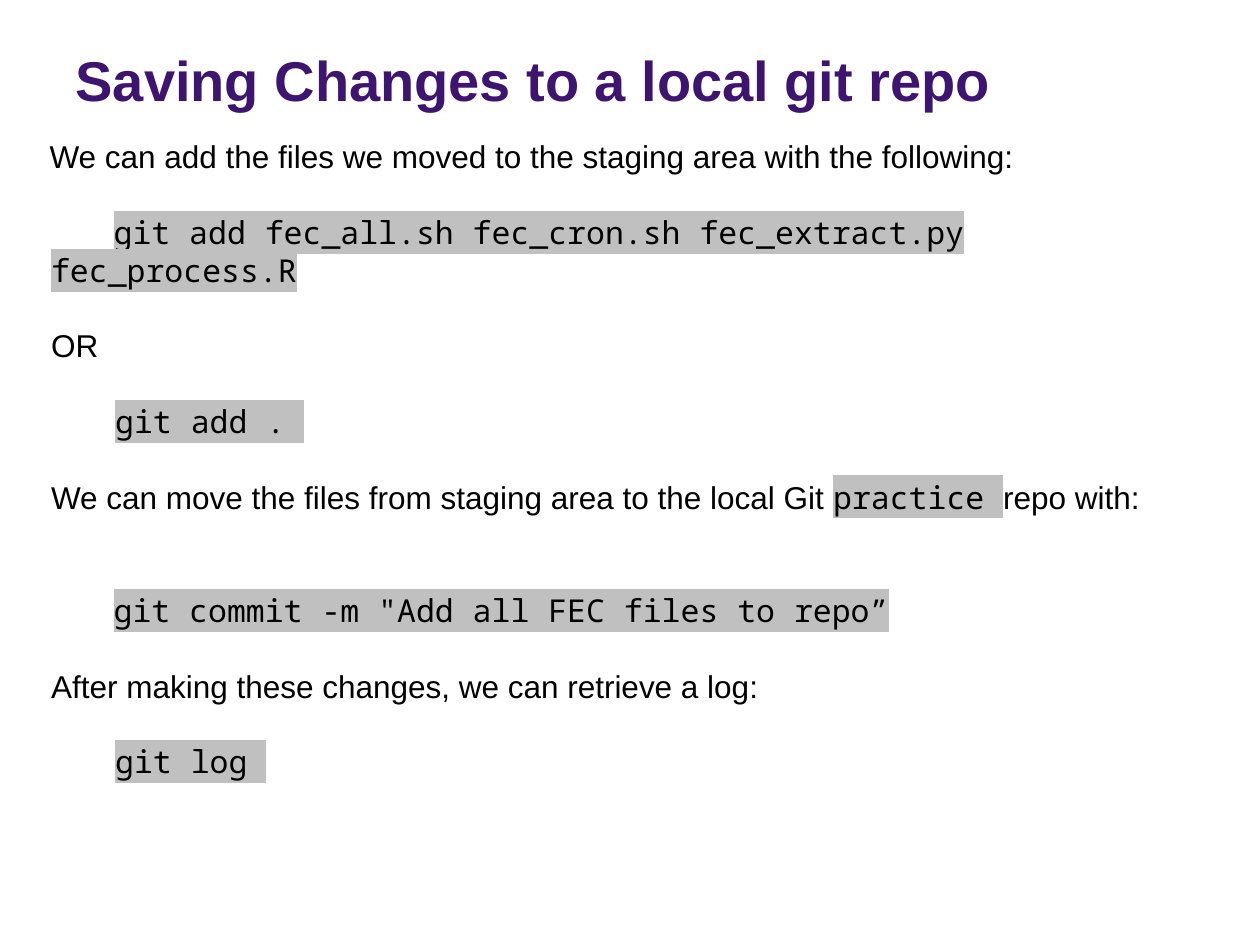
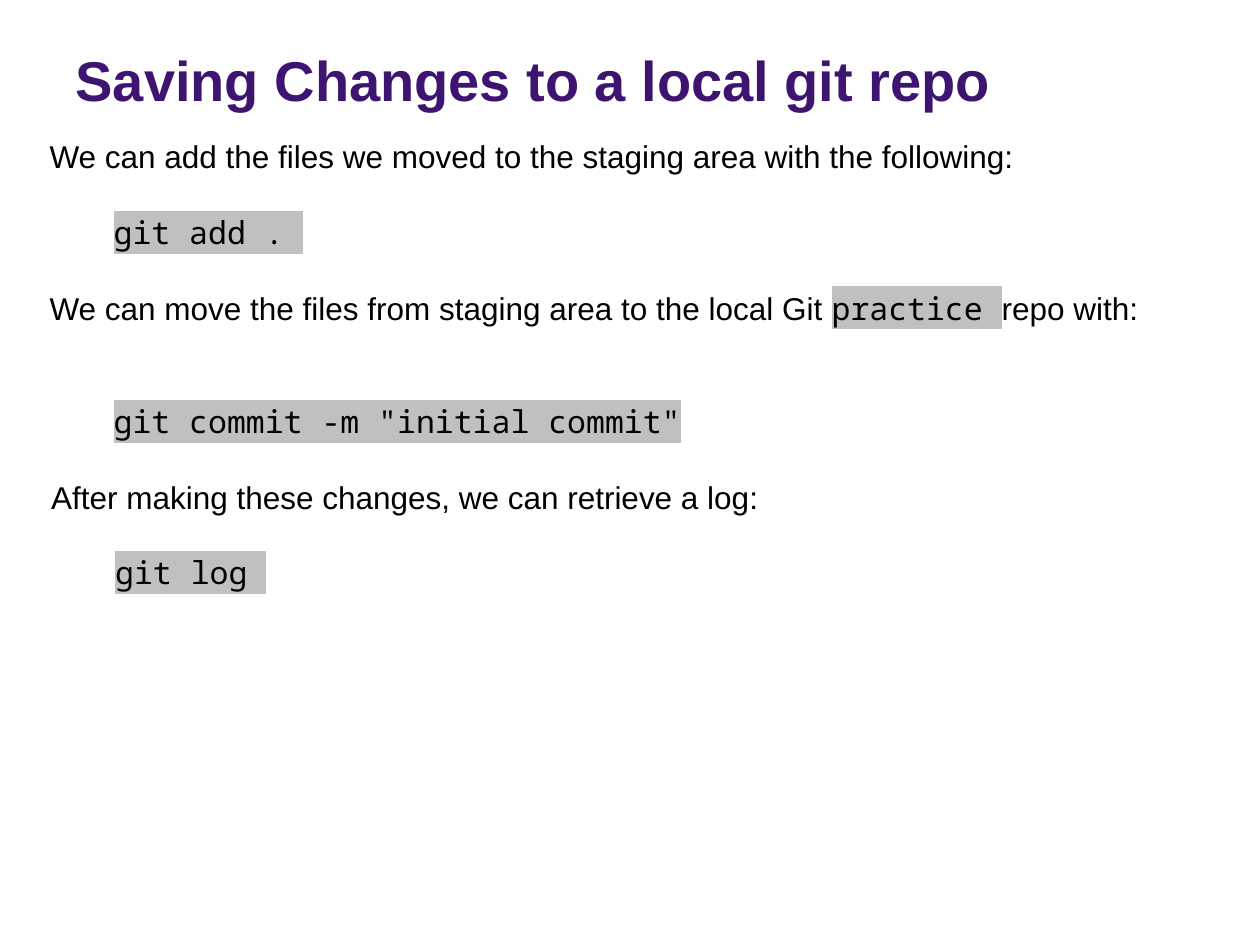
Before and after one commit to rs-kellogg/workshop_2022, a slide deck: slide 11 of Session5_Version_Control/2022_source_control.pptx. Drawn at 1260x945 pixels with LibreOffice and Linux fonts; fonts in the diff are those of the drawing; background and template pictures are left out. Boxes give left, top, right and bottom in pixels: in the first picture for what was removed or moved away, otherwise in the second. Text is boxed around its words. In the diff, an @@ line names an element or a change of style, - is before the commit and + after.

```diff
--- a/Session5_Version_Control/2022_source_control.pptx
+++ b/Session5_Version_Control/2022_source_control.pptx
@@ text at [51,215,965,358]: paragraphs removed @@
-    git add fec_all.sh fec_cron.sh fec_extract.py fec_process.R
-OR
@@ text at [114,409,680,441]: text changed @@
-    git commit -m "Add all FEC files to repo”
+    git commit -m "initial commit"
```
Also in this commit, not shown: 4 other slides changed, 1 other file.
